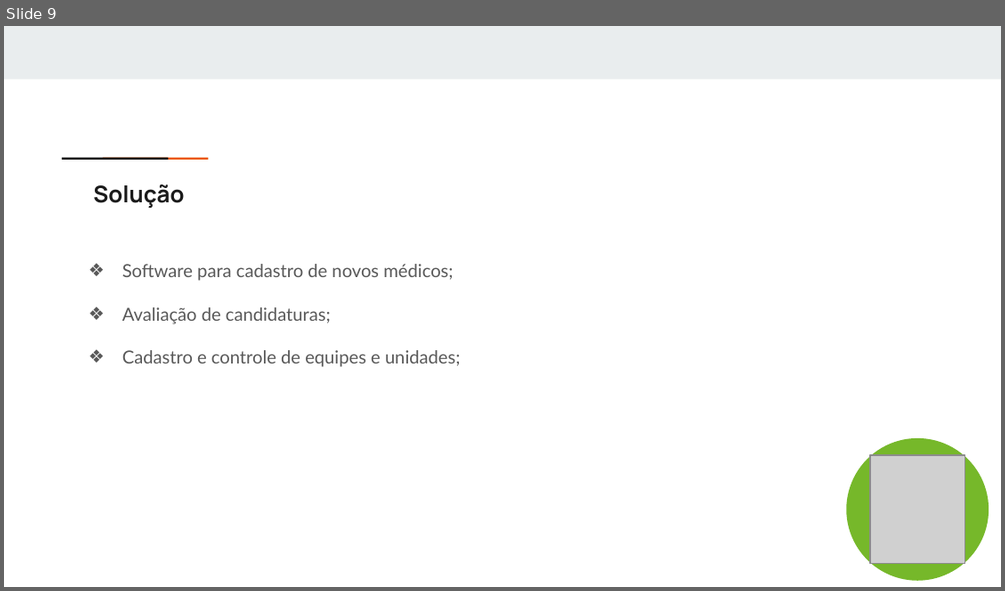
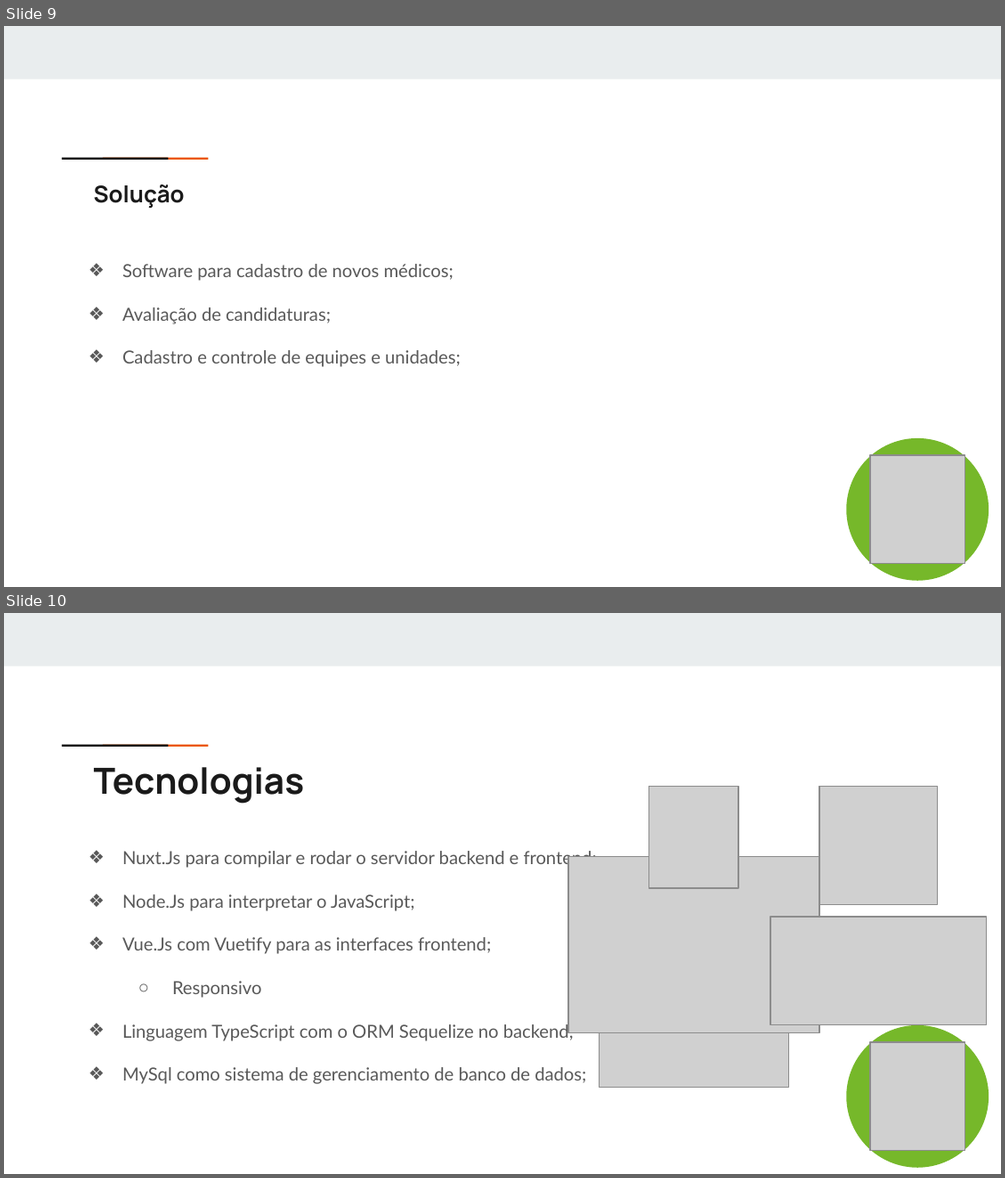
Before and after one commit to ICEI-PUC-Minas-PPLES-TI/plf-es-2021-2-ti4-0658100-corpoclinico, a slide deck: Divulgacao/Apresentacao/Sprint 05 - Apresentação Final.pptx. Shown one above the other, each under a label of ours: slide 9 before the commit, slides 9 and 10 after it. The pictures are 1005x591 and 1005x1178 pixels, drawn with LibreOffice and Linux fonts; fonts in the diff are those of the drawing; grey boxes stand for pictures. Boxes give left, top, right and bottom in pixels: in the first picture for what was removed or moved away, otherwise in the second. Text is boxed around its words. In the diff, an @@ line names an element or a change of style, - is before the commit and + after.

```diff
--- a/Divulgacao/Apresentacao/Sprint 05 - Apresentação Final.pptx
+++ b/Divulgacao/Apresentacao/Sprint 05 - Apresentação Final.pptx
@@ slide 10 added at <box>4,613,1001,1174</box>, background #FFFFFF; not listed: 3 template elements that a slide beside it also shows @@
@@ text added at <box>94,767,305,803</box>, 26 pt, text #1A1A1A, bold @@
+Tecnologias
@@ picture added at <box>649,787,737,888</box> @@
@@ picture added at <box>819,787,938,905</box> @@
@@ text added at <box>122,851,597,1084</box>, 13 pt, text #595959 @@
+❖ Nuxt.Js para compilar e rodar o servidor backend e frontend;
+❖ Node.Js para interpretar o JavaScript;
+❖ Vue.Js com Vuetify para as interfaces frontend;
+  ○ Responsivo
+❖ Linguagem TypeScript com o ORM Sequelize no backend;
+❖ MySql como sistema de gerenciamento de banco de dados;
@@ picture added at <box>568,857,819,1034</box> @@
@@ picture added at <box>770,916,987,1025</box> @@
@@ picture added at <box>599,1008,788,1087</box> @@
@@ ellipse added at <box>846,1025,989,1167</box>, fill #76B82A @@
@@ picture added at <box>870,1042,965,1151</box> @@
```
Also in this commit, not shown: 2 slides changed, 2 other slides added, 1 slide removed.
